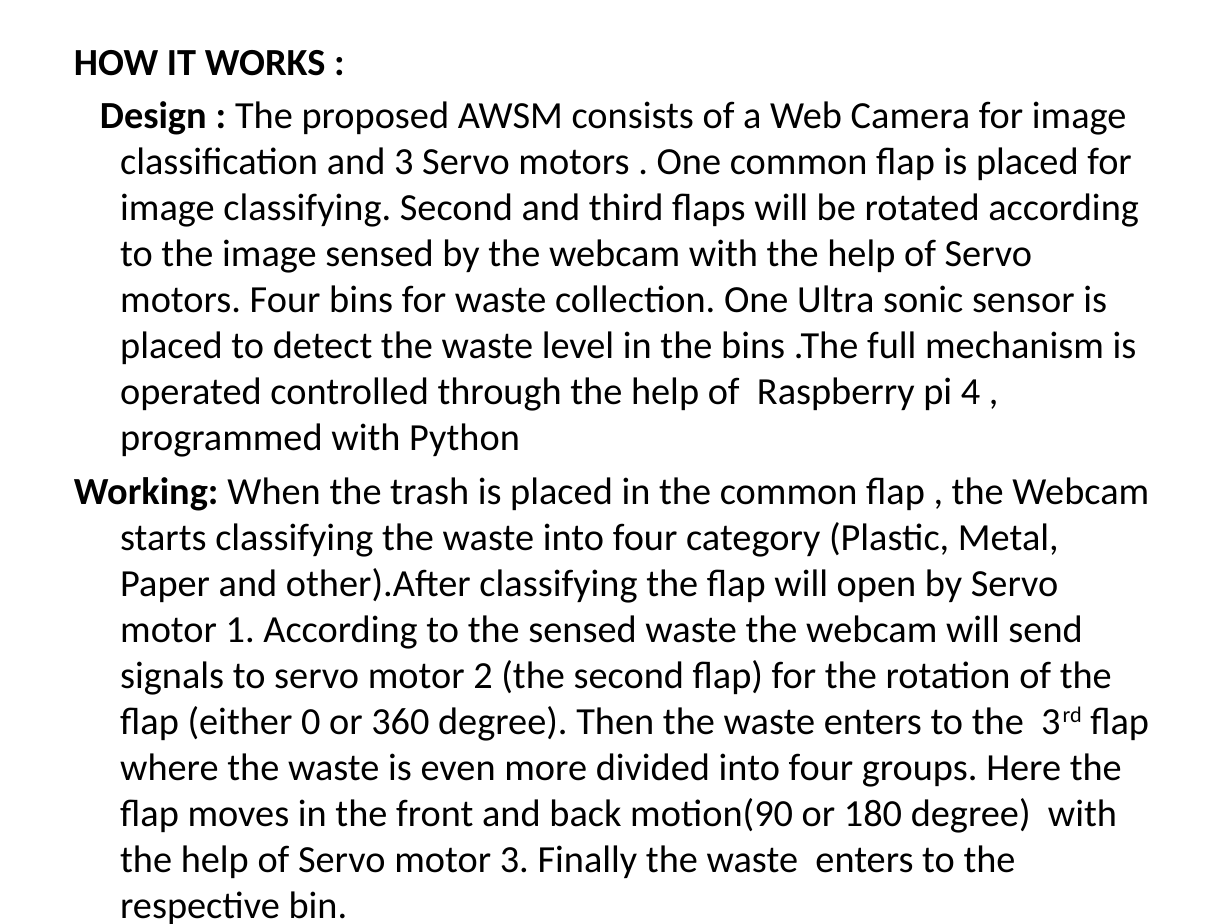
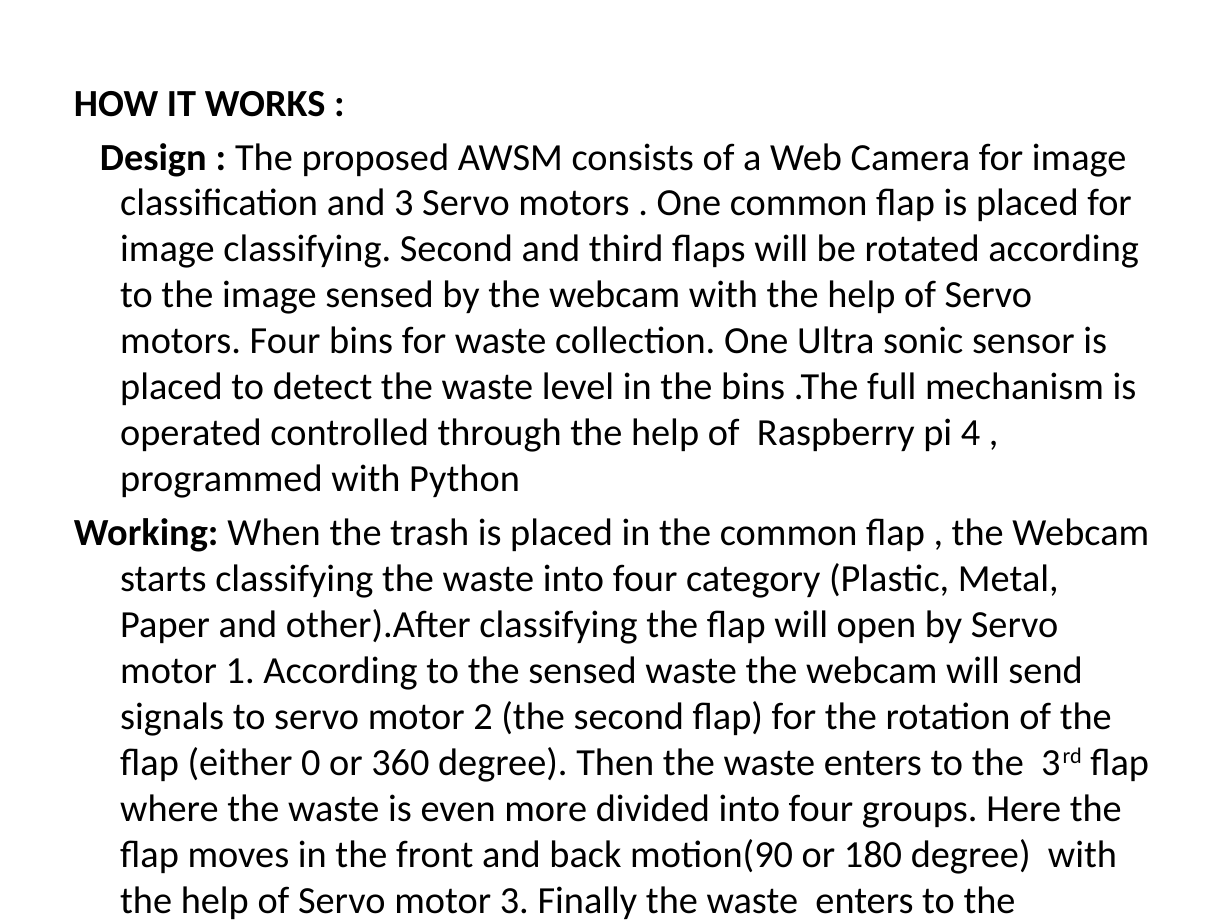
Before and after one commit to 1AdityaX/sd_website, a slide deck: slide 3 of temp/SD_Project new.ppsx. Drawn at 1232x924 pixels with LibreOffice and Linux fonts; fonts in the diff are those of the drawing. Boxes give left, top, right and bottom in pixels: in the first picture for what was removed or moved away, otherwise in the second. Text is boxed around its words. In the diff, an @@ line names an element or a change of style, - is before the commit and + after.

```diff
--- a/temp/SD_Project new.ppsx
+++ b/temp/SD_Project new.ppsx
@@ text "HOW IT WORKS :" rewrapped from [74,50,1149,879] to [74,91,1149,874] @@
```
Also in this commit, not shown: 2 other slides changed, 5 other files.
